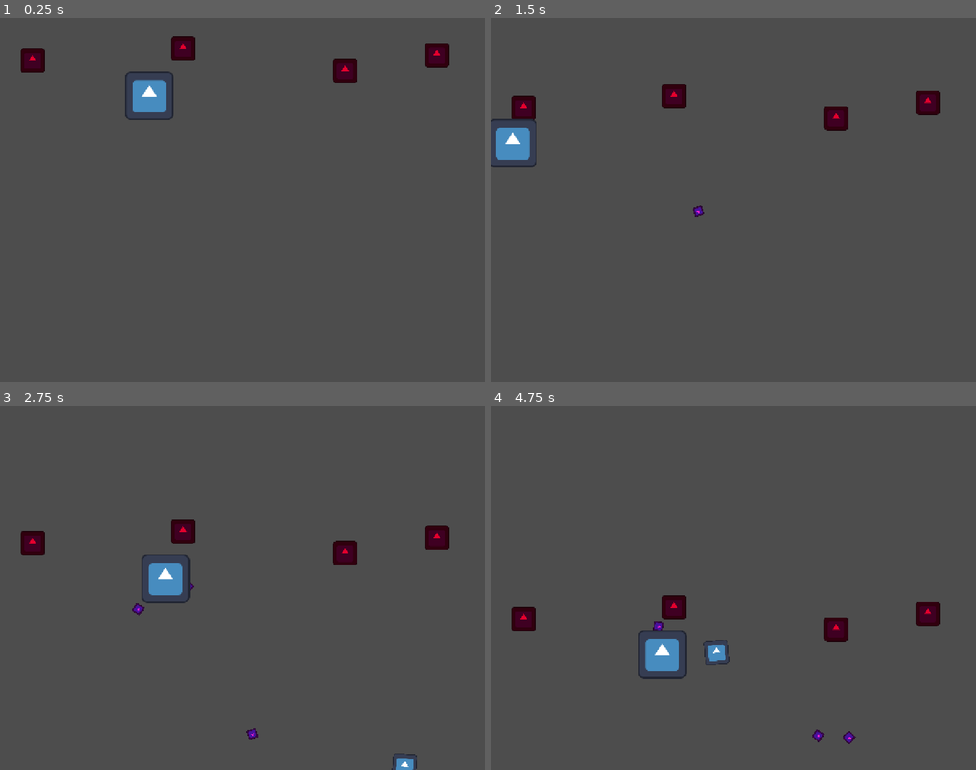
Above: before the commit, frames 1-4 (two rows, left to right).
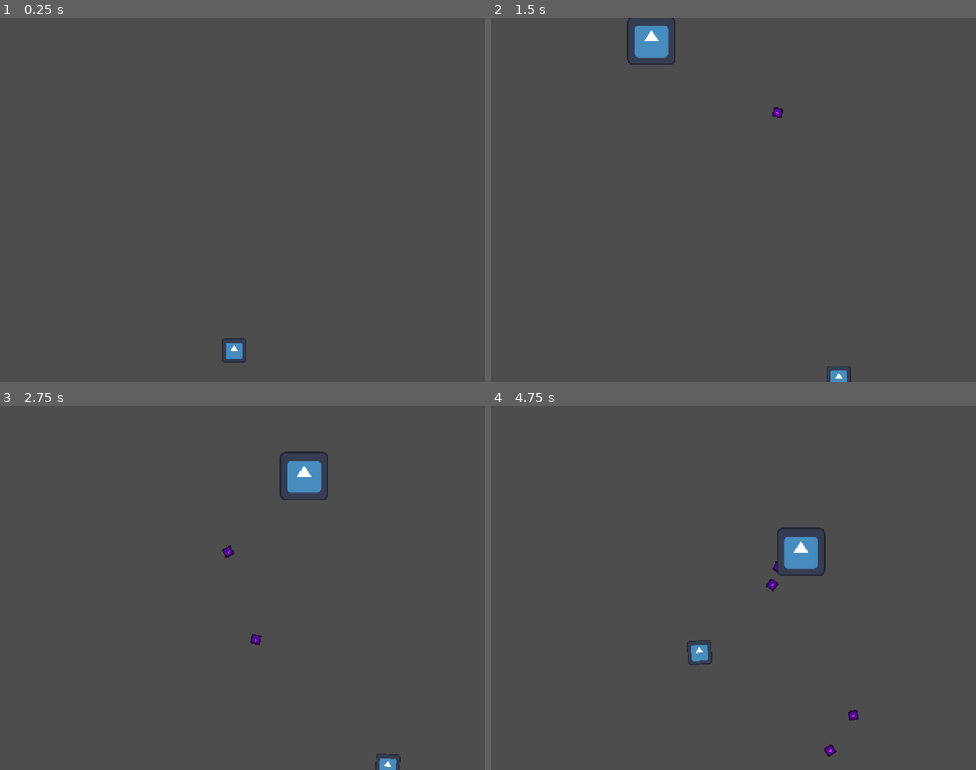
Above: after the commit, the same moments.

Repository: Git20508/touhou
Game: Godot game, scene res://scenes/test/Maintest.tscn
Same seed, same stepped clock (60 frames per second), same inputs: the game is played once before the commit and once after it. The engine's default icon, where the game draws it, is replaced by a stand-in: a white triangle on a blue panel in a dark square.
Inputs:
- Up to frame 1 (0.25 s): no input
- Up to frame 2 (1.5 s): hold Right (move_right) 0.53-1.28 s; tap X (bomb) at 0.6, 1.35 s; hold Down (move_down) from 1.28 s (still down)
- Up to frame 3 (2.75 s): release Down (move_down) at 2.03 s; hold Right (move_right) from 2.03 s (still down); hold Shift (focus) from 2.03 s (still down); tap X (bomb) at 2.3 s
- Up to frame 4 (4.75 s): release Right (move_right) at 2.78 s; release Shift (focus) at 2.78 s; hold Up (move_up) 2.78-3.53 s; tap Z (shoot) at 2.85 s; tap X (bomb) at 3.05, 3.6, 4.35 s; hold Left (move_left) from 3.53 s (still down)

The runs differ from the first frame. In frame 1, 2.3% of the frame differs, in the area x 4-93%, y 5-95%; in frame 2, 3.0%; in frame 3, 3.3%; in frame 4, 3.6%, in the area x 4-93%, y 33-97%.

Commit message:
已完成简单对战交互逻辑-准备组件化

Diff:
--- a/configs/enemies/TestFairy_Data.tres
+++ b/configs/enemies/TestFairy_Data.tres
@@ -10,9 +10,10 @@
 script = ExtResource("1_gcchi")
 max_hp = 20
 score_value = 500
-hitbox_radius = 20.0
+hitbox_radius = 50.0
 texture = ExtResource("3_lh3um")
 movement_script = ExtResource("1_noqf6")
 attack_script = ExtResource("1_lh3um")
 bullet_scene = ExtResource("2_nghhx")
+drop_power = 16
 metadata/_custom_type_script = "uid://diersa6qj84lp"
--- a/scenes/entities/enemies/TestEnemy.gd
+++ b/scenes/entities/enemies/TestEnemy.gd
@@ -1,37 +1,41 @@
-# res://scripts/entities/enemies/TestEnemy.gd
 extends BaseEnemy
 
 @export var config: EnemyConfig
 
 func _init_entity() -> void:
-	# --- 关键修复：调用父类初始化 ---
-	# 这行代码会执行 BaseEnemy 里的 add_to_group("enemies")
+	# 1. 必须先调用父类，把自己加入 "enemies" 组
 	super._init_entity()
-	# -----------------------------
-# --- 新增：加载攻击控制器 ---
-	if config.attack_script:
-		var atk_controller = config.attack_script.new()
-		# 挂载到架构中 (key 取名为 "attack")
-		add_controller("attack", atk_controller)
 
-	queue_redraw()
 	if not config:
-		push_error("[TestEnemy] 缺少配置文件！")
+		print("❌ [TestEnemy] 严重错误：没挂载配置文件！")
 		return
 
-	# 从配置覆盖数据
+	# 2. 基础数值注入
 	max_hp = config.max_hp
-	current_hp = max_hp # 这一步很重要，因为父类初始化时可能用的是旧的 max_hp
+	current_hp = max_hp
 	hitbox_radius = config.hitbox_radius
 
-	# 加载贴图
+	# 3. 视觉注入
 	if config.texture and has_node("Sprite2D"):
 		$Sprite2D.texture = config.texture
 
-	# 加载控制器
+	# 4. 控制器注入
 	if config.movement_script:
-		var move_controller = config.movement_script.new()
-		add_controller("movement", move_controller)
+		add_controller("movement", config.movement_script.new())
+	if config.attack_script:
+		add_controller("attack", config.attack_script.new())
 
-	# 强制刷新调试绘图
+	# 5. --- 掉落配置注入 (埋点监控版) ---
+	drops.clear() # 先清空
+
+	print("🔍 [TestEnemy] 正在读取掉落配置... Config.drop_power = ", config.drop_power)
+
+	if config.drop_power > 0:
+		drops[BaseItem.ItemType.POWER] = config.drop_power
+
+	if config.drop_score > 0:
+		drops[BaseItem.ItemType.SCORE] = config.drop_score
+
+	print("✅ [TestEnemy] 掉落列表初始化完成: ", drops)
+
 	queue_redraw()
--- /dev/null
+++ b/scenes/entities/items/BaseItem.tscn
@@ -0,0 +1,13 @@
+[gd_scene load_steps=3 format=3 uid="uid://5b01sg03mte6"]
+
+[ext_resource type="Script" uid="uid://dgdpco6ghun7y" path="res://scripts/base/BaseItem.gd" id="1_jxr3o"]
+[ext_resource type="Texture2D" uid="uid://ou8airyc7h8o" path="res://icon.svg" id="2_uaka1"]
+
+[node name="BaseItem" type="Node2D"]
+z_index = 100
+script = ExtResource("1_jxr3o")
+
+[node name="Sprite2D" type="Sprite2D" parent="."]
+modulate = Color(1, 0, 0.15294118, 1)
+scale = Vector2(0.54, 0.54)
+texture = ExtResource("2_uaka1")
--- a/scenes/entities/player/player.gd
+++ b/scenes/entities/player/player.gd
@@ -26,6 +26,7 @@
 
 	# 初始出生时也给一点无敌时间，防止骑脸死
 	_start_invincibility()
+
 # 注册自己到全局管理器
 func _ready() -> void:
 	super._ready() # 必须调用父类的 ready
--- a/scenes/test/Maintest.tscn
+++ b/scenes/test/Maintest.tscn
@@ -1,28 +1,15 @@
-[gd_scene load_steps=5 format=3 uid="uid://dfnqm3d36pkv1"]
+[gd_scene load_steps=4 format=3 uid="uid://dfnqm3d36pkv1"]
 
 [ext_resource type="PackedScene" uid="uid://bvegqa8gajbs3" path="res://scenes/entities/player/Player.tscn" id="1_h81hb"]
 [ext_resource type="PackedScene" uid="uid://22tfvc634unk" path="res://scenes/core/BulletPoolManager.tscn" id="2_fk73p"]
-[ext_resource type="PackedScene" uid="uid://b7id5kc77jjq6" path="res://scenes/entities/enemies/Fairy.tscn" id="3_c7piu"]
 [ext_resource type="PackedScene" uid="uid://1qshra4kja0c" path="res://scenes/entities/enemies/TestEnemy.tscn" id="4_p54j3"]
 
 [node name="Maintest" type="Node2D"]
-position = Vector2(663, 856)
 
 [node name="Player" parent="." instance=ExtResource("1_h81hb")]
+position = Vector2(618, 877)
 
 [node name="BulletPoolManager" parent="." instance=ExtResource("2_fk73p")]
 
-[node name="Fairy" parent="." instance=ExtResource("3_c7piu")]
-position = Vector2(-577, -769)
-
-[node name="Fairy2" parent="." instance=ExtResource("3_c7piu")]
-position = Vector2(-180, -800)
-
-[node name="Fairy3" parent="." instance=ExtResource("3_c7piu")]
-position = Vector2(248, -742)
-
-[node name="Fairy4" parent="." instance=ExtResource("3_c7piu")]
-position = Vector2(490, -783)
-
 [node name="TestEnemy" parent="." instance=ExtResource("4_p54j3")]
-position = Vector2(-404, -676)
+position = Vector2(625, -90)
--- a/scripts/base/BaseBullet.gd
+++ b/scripts/base/BaseBullet.gd
@@ -11,7 +11,9 @@
 func _init_entity() -> void:
 	# 子弹默认也是圆的
 	hitbox_radius = 4.0
-
+	add_to_group("bullets")
+	can_be_grazed = true
+	graze_radius = 8.0
 func _physics_update(delta: float) -> void:
 	# 移动
 	global_position += velocity * delta
--- a/scripts/base/BaseEnemy.gd
+++ b/scripts/base/BaseEnemy.gd
@@ -1,40 +1,62 @@
-# res://scripts/base/BaseEnemy.gd
 class_name BaseEnemy extends BaseEntity
 
-# 基础属性
 var max_hp: int = 10
 var current_hp: int
+var drops: Dictionary = {}
 
 func _init_entity() -> void:
-	# 核心修复：确保所有敌人出生时自动加入 "enemies" 组
-	# 这样子弹才能找到它
 	add_to_group("enemies")
-
-	# 初始化血量 (子类 TestEnemy 会覆盖这个，但这里要有默认值)
 	current_hp = max_hp
 
-# --- 受击核心逻辑 ---
 func take_damage(damage: int) -> void:
-	# 尸体不应该受击
-	if not is_alive:
-		return
+	if not is_alive: return
 
 	current_hp -= damage
 
-	# 1. 视觉反馈：受击闪白 (利用 Tween 动画)
-	# 将自身颜色瞬间变为高亮，然后 0.1秒 变回原色
+	# 受击闪白
 	modulate = Color(10, 10, 10)
 	var tween = create_tween()
 	tween.tween_property(self, "modulate", Color.WHITE, 0.1)
 
-	# 2. 死亡判定
 	if current_hp <= 0:
+		print("💀 [BaseEnemy] 血量归零，触发死亡流程！")
 		_on_death()
 
-# --- 死亡核心逻辑 ---
 func _on_death() -> void:
 	change_state(State.DESTROYED)
+	_spawn_drops() # 调用掉落逻辑
+	queue_free()   # 销毁自己
 
-	# 暂时直接销毁
-	# 以后这里会加入：生成爆炸特效、掉落道具(DropItem)、加分(Score)
-	queue_free()
+func _spawn_drops() -> void:
+	print("📦 [BaseEnemy] 尝试生成掉落物... 当前 drops 数据: ", drops)
+
+	if drops.is_empty():
+		print("⚠️ [BaseEnemy] 掉落列表为空，不生成任何物品。")
+		return
+
+	# 尝试加载道具场景
+	var item_scene = load("res://scenes/entities/items/BaseItem.tscn")
+	if not item_scene:
+		print("❌ [BaseEnemy] 致命错误：找不到 BaseItem.tscn 文件！请检查路径！")
+		return
+
+	# 开始生成
+	var total_count = 0
+	for type in drops:
+		var count = drops[type]
+		for i in range(count):
+			var item = item_scene.instantiate()
+			# 安全检查：确保 BaseItem 脚本里有 type 变量
+			if "type" in item:
+				item.type = type
+			else:
+				print("❌ [BaseEnemy] BaseItem.gd 脚本似乎没写好，找不到 type 属性")
+
+			# 随机位置
+			item.global_position = global_position + Vector2(randf_range(-20, 20), randf_range(-20, 20))
+
+			# 添加到场景根节点 (最稳妥的方式)
+			get_tree().current_scene.call_deferred("add_child", item)
+			total_count += 1
+
+	print("✅ [BaseEnemy] 成功生成了 ", total_count, " 个掉落物！")
--- a/scripts/base/BaseEntity.gd
+++ b/scripts/base/BaseEntity.gd
@@ -4,7 +4,13 @@
 # --- 状态定义 ---
 enum State { IDLE, ACTIVE, HIT, DESTROYED }
 var current_state: State = State.IDLE
-
+# --- 扩展属性：擦弹系统 ---
+## 擦弹半径 (通常比碰撞半径大得多)
+@export var graze_radius: float = 12.0
+## 该实体是否可以被擦弹 (如子弹为true，玩家为false)
+@export var can_be_grazed: bool = false
+## 是否已经被擦过 (防止一颗子弹无限刷分)
+var _has_been_grazed: bool = false
 # --- 核心属性 ---
 # 注意：以后这些属性尽量从 Config 里读，但为了兼容，保留默认值
 @export var hitbox_radius: float = 4.0
@@ -87,3 +93,30 @@
 	if OS.has_feature("editor"):
 		draw_circle(Vector2.ZERO, hitbox_radius, Color(1, 0, 0, 0.5))
 		draw_circle(Vector2.ZERO, 1.0, Color.WHITE)
+# --- 扩展方法：擦弹检测 ---
+## 检测是否可以被目标实体擦弹
+## other: 通常是玩家
+func check_graze(other: BaseEntity) -> bool:
+	# 基础条件检查：
+	# 1. 自己必须活着
+	# 2. 对方必须活着
+	# 3. 自己必须允许被擦弹
+	# 4. 自己还没被这轮擦过
+	if not is_alive or not other.is_alive: return false
+	if not can_be_grazed or _has_been_grazed: return false
+
+	# 计算擦弹距离 (两者擦弹半径之和)
+	var r = graze_radius + other.graze_radius
+	var dist_sq = global_position.distance_squared_to(other.global_position)
+
+	if dist_sq <= r * r:
+		_on_grazed()
+		return true
+
+	return false
+
+## 当由于被擦弹触发的回调
+func _on_grazed() -> void:
+	_has_been_grazed = true
+	# 这里可以播放擦弹音效，或者生成擦弹特效（小白圈）
+	# print("Graze!")
--- /dev/null
+++ b/scripts/base/BaseItem.gd
@@ -0,0 +1,77 @@
+# res://scripts/base/BaseItem.gd
+class_name BaseItem extends BaseEntity
+
+# --- 道具类型枚举 ---
+enum ItemType { POWER, SCORE }
+
+# --- 属性 ---
+@export var type: ItemType = ItemType.POWER
+var velocity: Vector2 = Vector2.ZERO
+
+# 状态标记
+var is_magnetized: bool = false # 是否被吸附
+var friction: float = 0.96 # 空气阻力（让它出生时有个减速效果）
+var max_fall_speed: float = 200.0
+
+func _init_entity() -> void:
+	hitbox_radius = 12.0
+	add_to_group("items")
+
+	# 给一个初始的向上弹跳速度 (模拟爆出来的感觉)
+	# X轴随机扩散，Y轴向上冲
+	velocity = Vector2(randf_range(-100, 100), randf_range(-300, -150))
+
+func _physics_update(delta: float) -> void:
+	if is_magnetized:
+		_update_magnet_movement(delta)
+	else:
+		_update_normal_movement(delta)
+
+	# 应用移动
+	global_position += velocity * delta
+
+	# 屏幕下方销毁
+	if global_position.y > GameManager.game_viewport_rect.size.y + 50:
+		change_state(State.DESTROYED)
+		queue_free()
+
+# 普通下落逻辑
+func _update_normal_movement(delta: float) -> void:
+	# 1. 阻力减速 (模拟出生时的爆发力逐渐消失)
+	velocity.x *= friction
+
+	# 2. 重力加速 (逐渐下落)
+	if velocity.y < max_fall_speed:
+		velocity.y += 600.0 * delta
+
+	# 3. 简单的吸附检测 (距离玩家小于 100 像素)
+	var player = GameManager.player
+	if player and player.is_alive:
+		var dist = global_position.distance_to(player.global_position)
+		if dist < 100.0:
+			is_magnetized = true # 切换状态
+
+# 被吸附逻辑
+func _update_magnet_movement(_delta: float) -> void:
+	var player = GameManager.player
+	if not player or not player.is_alive:
+		is_magnetized = false
+		return
+
+	# 直接飞向玩家
+	var dir = (player.global_position - global_position).normalized()
+	velocity = dir * 600.0 # 高速飞行
+
+	# 距离极近时被吃掉
+	if global_position.distance_to(player.global_position) < 20.0:
+		_collect()
+
+# 被收集
+func _collect() -> void:
+	# 简单的加分逻辑
+	if type == ItemType.POWER:
+		GameManager.add_power(1)
+		print("获得P点！")
+
+	change_state(State.DESTROYED)
+	queue_free()
--- a/scripts/base/BasePlayer.gd
+++ b/scripts/base/BasePlayer.gd
@@ -1,132 +1,159 @@
-# res://scripts/base/BasePlayer.gd
 class_name BasePlayer extends BaseEntity
 
 # --- 属性 ---
-# 东方系列经典设定：出生/复活后的无敌时间（秒）
 @export var invincibility_time: float = 3.0
 var invincibility_timer: float = 0.0
-# --- 新增：决死相关 ---
-var deathbomb_window: float = 0.2 # 决死有效时间（秒）
+
+# 决死参数
+var deathbomb_window: float = 0.2
 var deathbomb_timer: float = 0.0
-# 覆盖基类属性：确保玩家判定点很小
+## 玩家的擦弹半径
+@export var player_graze_radius: float = 24.0
 func _init_entity() -> void:
+	super._init_entity()
 	hitbox_radius = 2.0
-	# 玩家必须加入这个组，方便子弹查找
 	add_to_group("player")
-	# 确保基类里的无敌开关是关闭的
+	# 确保父类里的无敌变量初始化
 	is_invincible = false
 
+	# 出生即活跃
+	change_state(State.ACTIVE)
+
+	# 出生自带无敌
+	_start_invincibility()
+	# 设置擦弹半径 (比判定半径2.0大很多)
+	graze_radius = player_graze_radius
+	# 玩家自己不能被擦
+	can_be_grazed = false
+
+
 func _physics_update(delta: float) -> void:
-	# 处理无敌时间倒计时
+	# 1. 无敌倒计时
 	if is_invincible:
 		invincibility_timer -= delta
-
-		# 闪烁效果（每0.1秒切换一次可见性）
-		# Math.fmod 是取余数
-		visible = fmod(invincibility_timer, 0.1) > 0.05
-
-		if invincibility_timer <= 0:
-			_end_invincibility()
-#新增决死状态机
-# 1. 处理无敌
-	if is_invincible:
-		invincibility_timer -= delta
+		# 闪烁效果
 		visible = fmod(invincibility_timer, 0.1) > 0.05
 		if invincibility_timer <= 0:
 			_end_invincibility()
 
-	# 2. --- 核心：处理决死状态 ---
-	if current_state == State.HIT:
-		deathbomb_timer -= delta
+	# 2. 状态逻辑分流
+	match current_state:
+		# 主动炸弹逻辑 (在 ACTIVE 状态下)
+		State.ACTIVE:
+			if Input.is_action_just_pressed("bomb"):
+				_attempt_manual_bomb()
 
-		# 检测按键 (假设炸弹键是 "bomb")
-		# 注意：这里我们允许在 HIT 状态下操作
-		if Input.is_action_just_pressed("bomb"):
-			_attempt_deathbomb()
 
-		# 超时未按雷，真死了
-		if deathbomb_timer <= 0:
-			_die_for_real()
-# --- 核心：中弹逻辑 ---
-# --- 修改：中弹逻辑 ---
+		# 决死逻辑 (在 HIT 状态下)
+		State.HIT:
+			deathbomb_timer -= delta
+
+			# 决死判定
+			if Input.is_action_just_pressed("bomb"):
+				_attempt_deathbomb()
+
+			# 超时未按，真死
+			if deathbomb_timer <= 0:
+				_die_for_real()
+# --- 新增：每一帧检测擦弹 ---
+	_process_grazing()
+
+# --- 受击入口 ---
 func hit() -> void:
+	# 只有活跃且非无敌状态才能挨打
 	if current_state != State.ACTIVE or is_invincible:
 		return
 
-	# 不直接死，而是进入“被弹”状态（暂停时间感觉）
+	# 进入被弹（决死）判定状态
+	print("【系统】 玩家中弹！进入决死判定！")
 	change_state(State.HIT)
 	deathbomb_timer = deathbomb_window
-	print("【系统】 决死判定中... (0.2s)")
 
-	# 这里可以加一个时间变慢的效果 (Engine.time_scale) 增加演出感，暂时先不用
-	# 2. 状态切换
-	change_state(State.DESTROYED)
-
-	# 3. 通知全局管理器
-	GameManager.on_player_died()
-
-# --- 核心：复活逻辑 ---
-func respawn() -> void:
-	# 1. 重置位置 (通常是屏幕下方中间)
-	global_position = Vector2(GameManager.game_viewport_rect.size.x / 2, GameManager.game_viewport_rect.size.y - 100)
-
-	# 2. 状态恢复
-	current_state = State.ACTIVE
-	change_state(State.ACTIVE)
-
-	# 3. 开启无敌
-	_start_invincibility()
-
-	# 4. (可选) 清屏弹幕：复活瞬间通常会消弹
-	if GameManager.bullet_pool_manager:
-		# 这里以后写，调用 bullet_pool_manager.clear_all()
-		pass
-
-# 开启无敌
-func _start_invincibility() -> void:
-	is_invincible = true
-	invincibility_timer = invincibility_time
-	print("【系统】 玩家进入无敌状态")
-
-# 结束无敌
-func _end_invincibility() -> void:
-	is_invincible = false
-	visible = true # 确保显示出来
-	print("【系统】 玩家无敌解除")
-# --- 新增：尝试决死 ---
-func _attempt_deathbomb() -> void:
-	# 检查是否有雷
+# --- 主动炸弹 (Panic Bomb) ---
+func _attempt_manual_bomb() -> void:
 	if GameManager.try_use_bomb():
-		print("【系统】 决死结界发动！消耗炸弹！")
-
-		# 恢复状态
-		change_state(State.ACTIVE)
-
-		# 触发炸弹效果（清屏+无敌）
+		print("【系统】 主动释放炸弹！")
 		_trigger_bomb_effect()
 	else:
-		print("【系统】 没雷了，救不了你！")
-		# 没雷就不用等时间了，直接死
+		print("【系统】 炸弹不足！")
+
+# --- 决死炸弹 (Deathbomb) ---
+func _attempt_deathbomb() -> void:
+	if GameManager.try_use_bomb():
+		print("【系统】 决死结界成功发动！")
+		change_state(State.ACTIVE) # 救回来了
+		_trigger_bomb_effect()
+	else:
+		print("【系统】 没雷了，决死失败！")
 		_die_for_real()
 
-# --- 新增：真正的死亡 ---
+# --- 真正的死亡 ---
 func _die_for_real() -> void:
 	change_state(State.DESTROYED)
 	GameManager.on_player_died()
 
-	# 生成死亡特效
+	# 死亡特效
 	var pichun = preload("res://scenes/effects/DeathEffect.tscn").instantiate()
 	pichun.global_position = global_position
 	get_parent().add_child(pichun)
 
-	# 隐藏玩家，等待复活（GameManager会调 respawn）
+	# 移到某坐标点等待复活
 	visible = false
-	global_position = Vector2(-1000, -1000) # 移出屏幕防止鞭尸
+	global_position = Vector2(0, 0)
 
-# --- 新增：炸弹效果 ---
+# --- 复活逻辑 (GameManager调用) ---
+func respawn() -> void:
+	# 重置位置
+	global_position = Vector2(GameManager.game_viewport_rect.size.x / 2, GameManager.game_viewport_rect.size.y - 100)
+
+	# 状态恢复
+	current_state = State.ACTIVE
+	change_state(State.ACTIVE)
+
+	# 开启无敌
+	_start_invincibility()
+
+# --- 炸弹效果 (清屏+无敌) ---
 func _trigger_bomb_effect() -> void:
-	# 这里简单处理：给无敌，清空子弹
 	_start_invincibility()
-	if GameManager.bullet_pool_manager:
-		# 后面我们要给 PoolManager 加个 clear_all 接口
-		pass
+	# TODO: 下一阶段添加清屏弹幕逻辑
+
+# --- 辅助函数：开启无敌 ---
+func _start_invincibility() -> void:
+	is_invincible = true
+	invincibility_timer = invincibility_time
+# --- 辅助函数：结束无敌 ---
+func _end_invincibility() -> void:
+	is_invincible = false
+	visible = true
+## 擦弹检测循环-擦弹检测方法
+func _process_grazing() -> void:
+	# 只有在存活状态下才能擦弹
+	if current_state != State.ACTIVE: return
+
+	# 这里有一个性能权衡：
+	# 方案A：玩家遍历所有子弹 (简单，适合Godot GDScript)
+	# 方案B：使用 PhysicsServer 的 Area 检测 (更高效，但设置繁琐)
+	# 考虑到我们已经有了对象池，我们从 BulletPoolManager 获取活跃子弹可能更快
+
+	# 暂时使用 Group 遍历 (Godot 内部有优化，几百个子弹问题不大)
+	# 注意：如果同屏子弹超过 2000，这里需要优化为空间划分算法
+	var bullets = get_tree().get_nodes_in_group("bullets") # 记得把子弹加入这个组
+
+	for bullet in bullets:
+		# 调用子弹的 check_graze 方法，传入玩家自己
+		if bullet.has_method("check_graze"):
+			if bullet.check_graze(self):
+				# 擦弹成功！
+				_on_player_graze_success()
+
+## 擦弹成功回调
+func _on_player_graze_success() -> void:
+	# 1. 加分
+	# GameManager.add_score(100) # 待实现
+
+	# 2. 播放音效 (这是爽感的来源)
+	# AudioManager.play_se("graze")
+
+	# 3. 视觉特效 (后续添加粒子)
+	print("Graze +1")
--- a/scripts/core/GameManager.gd
+++ b/scripts/core/GameManager.gd
@@ -1,54 +1,72 @@
 # res://scripts/core/GameManager.gd
 extends Node
 
-# --- 现有变量 ---
+# --- 全局引用 ---
 var player: BaseEntity
 var bullet_pool_manager: Node
+
+# 游戏边界
 var game_viewport_rect: Rect2
 
-# --- 新增：残机系统 ---
-var default_lives: int = 2 # 默认2残（即3条命）
+# --- 残机系统 ---
+var default_lives: int = 2
 var current_lives: int = 0
-# --- 炸弹系统 ---
+
+# --- 炸弹系统 (之前缺失的部分) ---
 var default_bombs: int = 3
 var current_bombs: int = 0
 
+# --- 信号 ---
+signal player_life_changed(new_lives)
 signal bomb_count_changed(new_count)
-
-signal player_life_changed(new_lives)
 signal game_over()
 
 func _ready() -> void:
 	game_viewport_rect = get_viewport().get_visible_rect()
-	_init_game()
+	# 延迟一帧初始化，确保其他节点都 ready 了
+	call_deferred("_init_game")
 
 func _init_game() -> void:
+	# 初始化残机
 	current_lives = default_lives
 	player_life_changed.emit(current_lives)
-# 初始化炸弹
+
+	# 初始化炸弹
 	current_bombs = default_bombs
 	bomb_count_changed.emit(current_bombs)
 
-# 玩家掉残接口
+# --- 核心：尝试消耗炸弹 ---
+# BasePlayer 调用的就是这个函数！
+func try_use_bomb() -> bool:
+	if current_bombs > 0:
+		current_bombs -= 1
+		bomb_count_changed.emit(current_bombs)
+		return true
+	return false
+
+# --- 核心：玩家死亡处理 ---
 func on_player_died() -> void:
 	current_lives -= 1
 	player_life_changed.emit(current_lives)
 
 	if current_lives < 0:
-		print("【GAME OVER】 胜败乃兵家常事，大侠请重新来过")
+		print("【GAME OVER】 胜败乃兵家常事")
 		game_over.emit()
-		# 这里以后可以暂停游戏或弹出结算界面
 	else:
 		print("【PICHU~N】 玩家中弹！剩余残机:", current_lives)
-		# 通知玩家复活（如果 Player 节点还在的话）
-		if player and player.has_method("respawn"):
-			player.respawn()
-# ... (原有掉残逻辑) ...
 
-	if current_lives >= 0:
-		# 死后重置炸弹
+		# 死后重置炸弹 (东方传统：死后B补满)
 		current_bombs = default_bombs
 		bomb_count_changed.emit(current_bombs)
 
+		# 通知玩家复活
 		if player and player.has_method("respawn"):
 			player.respawn()
+
+# --- 经济系统接口 ---
+func add_power(value: int) -> void:
+	# 这里以后会写 Power 变量增加的逻辑，现在先打印
+	print("【系统】 灵力增加: ", value)
+
+func add_score(value: int) -> void:
+	print("【系统】 得分增加: ", value)
--- a/scripts/entities/bullets/EnemyBullet.tscn
+++ b/scripts/entities/bullets/EnemyBullet.tscn
@@ -5,6 +5,7 @@
 
 [node name="EnemyBullet" type="Node2D"]
 script = ExtResource("1_cednt")
+can_be_grazed = true
 
 [node name="Sprite2D" type="Sprite2D" parent="."]
 modulate = Color(0.9999997, 0.12619653, 0.8203729, 1)
--- a/scripts/resource/EnemyConfig.gd
+++ b/scripts/resource/EnemyConfig.gd
@@ -1,21 +1,17 @@
-# res://scripts/resources/EnemyConfig.gd
 class_name EnemyConfig extends Resource
 
-# --- 基础属性 ---
 @export_group("Stats")
 @export var max_hp: int = 10
 @export var score_value: int = 100
 @export var hitbox_radius: float = 12.0
 
-# --- 资源引用 ---
-# 这里存的是路径或脚本引用，而不是实例
 @export_group("Assets")
-@export var texture: Texture2D # 敌人的贴图
-@export var movement_script: Script # 移动逻辑脚本 (继承自 BaseController)
-@export var attack_script: Script   # 攻击逻辑脚本 (继承自 BaseController)
-@export var bullet_scene: PackedScene # 发射的子弹类型
+@export var texture: Texture2D
+@export var movement_script: Script
+@export var attack_script: Script
+@export var bullet_scene: PackedScene
 
-# --- 掉落配置 (预留) ---
+# --- 重点检查这里 ---
 @export_group("Drops")
-@export var drop_power: int = 0  # P点
-@export var drop_score: int = 0  # 点数道具
+@export var drop_power: int = 0  # 确保这个变量存在！
+@export var drop_score: int = 0
Not shown, added: scripts/base/BaseItem.gd.uid
